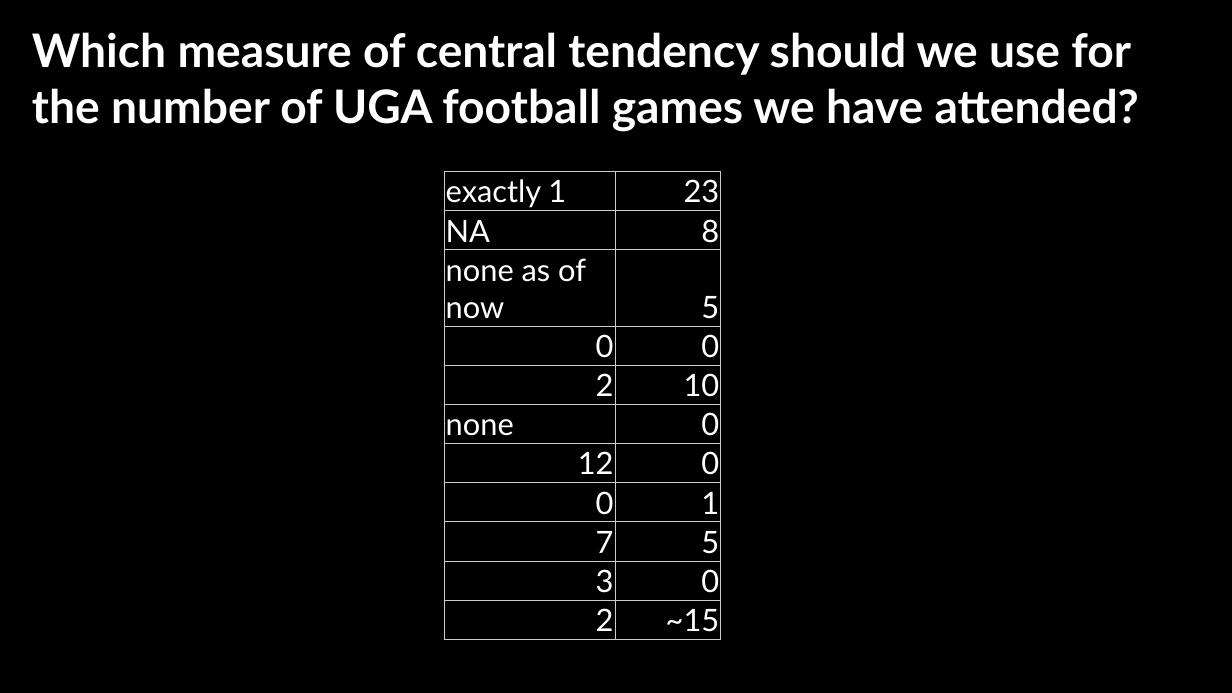
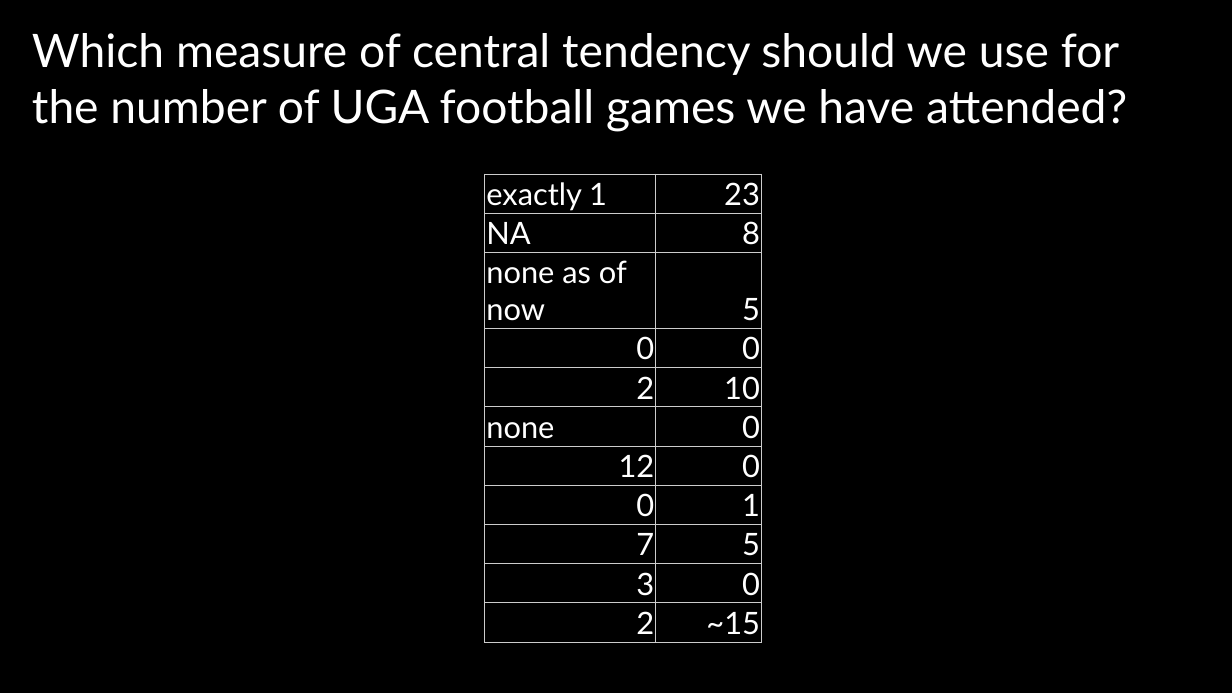
Before and after one commit to jshannon75/geog4300, a slide deck: slide 3 of in_class_slides/geog4300_W03-1 Classification and descriptive stats.pptx. Drawn at 1232x693 pixels with LibreOffice and Linux fonts; fonts in the diff are those of the drawing; background and template pictures are left out. Boxes give left, top, right and bottom in pixels: in the first picture for what was removed or moved away, otherwise in the second. Text is boxed around its words. In the diff, an @@ line names an element or a change of style, - is before the commit and + after.

```diff
--- a/in_class_slides/geog4300_W03-1 Classification and descriptive stats.pptx
+++ b/in_class_slides/geog4300_W03-1 Classification and descriptive stats.pptx
@@ text "Which measure of central tendency ..." at (x1=32, y1=33, x2=1127, y2=132): bold off @@
@@ table moved from (x1=445, y1=172, x2=721, y2=640) to (x1=485, y1=174, x2=762, y2=641) @@
```
Also in this commit, not shown: 4 other slides changed, 1 slide added, 1 slide removed, 1 other file.
